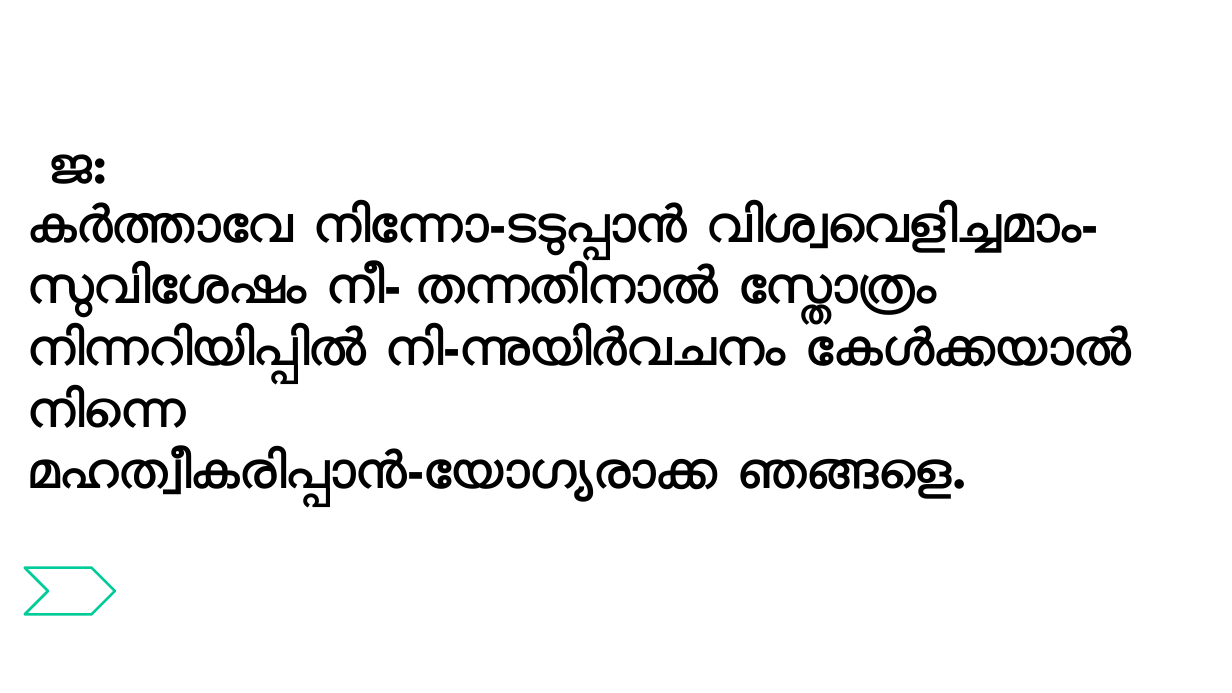
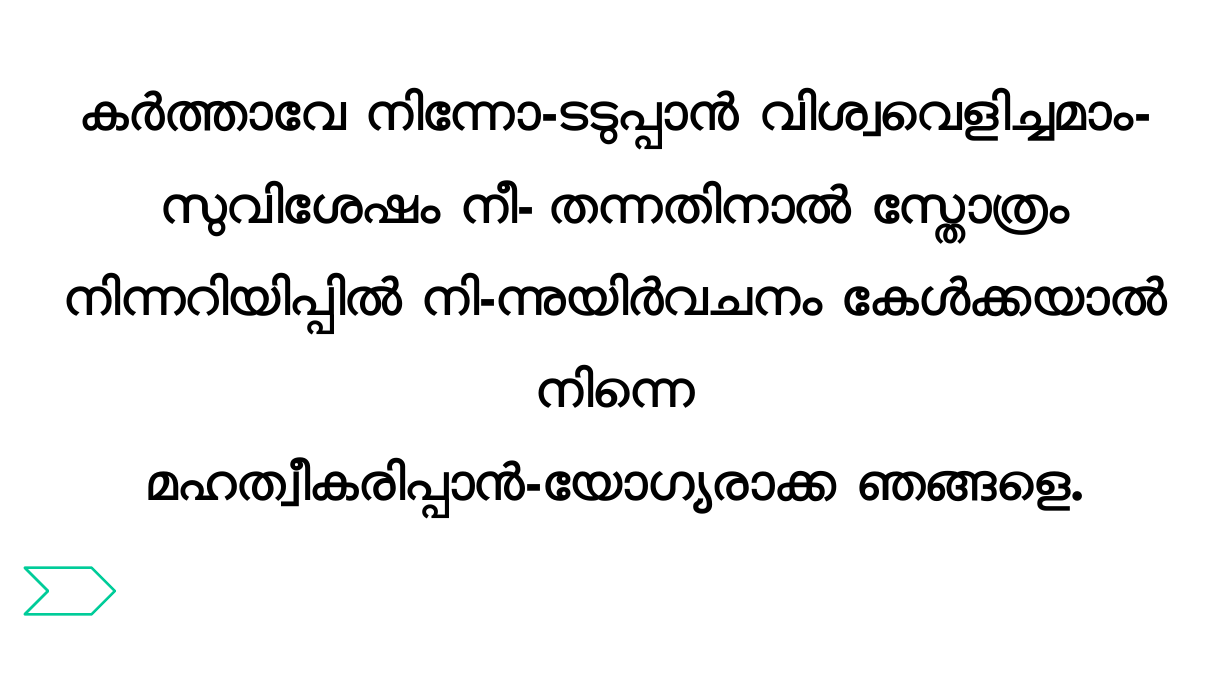
Before and after one commit to gijocode/Church_PPT_Utility, a slide deck: slide 39 of templates/malayalam_service_template.pptx. Drawn at 1232x693 pixels with LibreOffice and Linux fonts; fonts in the diff are those of the drawing. Boxes give left, top, right and bottom in pixels: in the first picture for what was removed or moved away, otherwise in the second. Text is boxed around its words. In the diff, an @@ line names an element or a change of style, - is before the commit and + after.

```diff
--- a/templates/malayalam_service_template.pptx
+++ b/templates/malayalam_service_template.pptx
@@ text "കര്‍ത്താവേ നിന്നോ-ടടുപ്പാന്‍ വിശ്വവെളിച്ചമാം-": place and size @@
-text "കര്‍ത്താവേ നിന്നോ-ടടുപ്പാന്‍ വിശ്വവെളിച്ചമാം-" at (28, 202, 1132, 502)
+text "കര്‍ത്താവേ നിന്നോ-ടടുപ്പാന്‍ വിശ്വവെളിച്ചമാം-" at (64, 91, 1168, 514)
@@ text "കര്‍ത്താവേ നിന്നോ-ടടുപ്പാന്‍ വിശ്വവെളിച്ചമാം-" at (64, 91, 1168, 514): alignment left to centre; line spacing 1 to 1.5 @@
@@ text removed at (49, 154, 106, 184) @@
-ജ:
```
Also in this commit, not shown: 17 other slides changed, 1 slide added, 1 slide removed, 1 other file.
